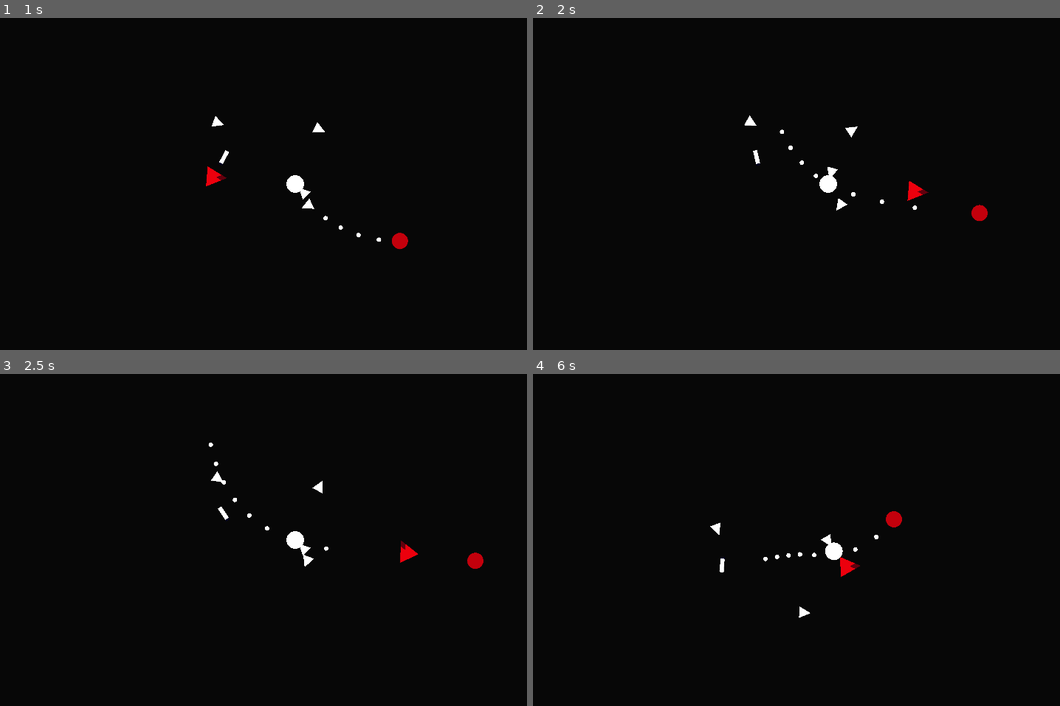
Above: before the commit, frames 1-4 (two rows, left to right).
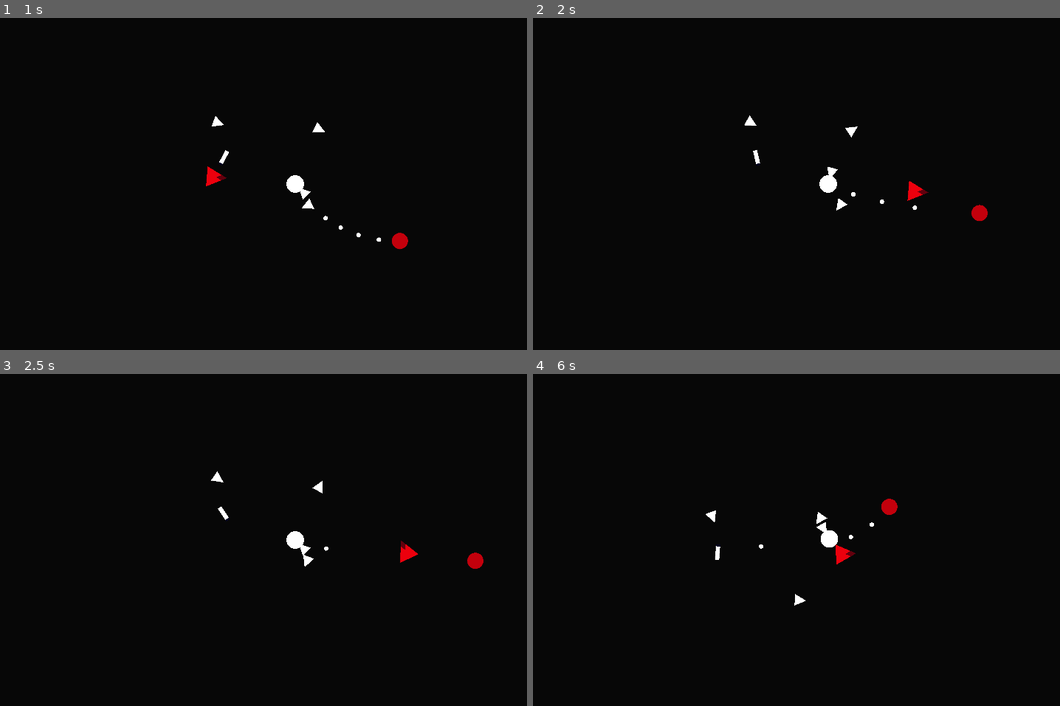
Above: after the commit, the same moments.

Repository: Leeway001Write/melonJam6
Game: Godot game, scene res://Levels/world.tscn
Two runs of this game, one before a commit and one after it. Both use one fixed random seed, a clock stepped at 60 frames per second and the inputs below.
Inputs:
- Up to frame 1 (1 s): tap Enter at 0.5 s; hold D (right) from 0.53 s (still down); tap X (DestroyTest) at 0.6 s
- Up to frame 2 (2 s): release D (right) at 1.28 s; hold A (left) from 1.28 s (still down); tap Space (fire) at 1.35 s
- Up to frame 3 (2.5 s): release A (left) at 2.03 s; hold D (right) from 2.03 s (still down); tap X (DestroyTest) at 2.1 s
- Up to frame 4 (6 s): release D (right) at 2.78 s; hold W (forward) 2.78-3.53 s; tap Space (fire) at 2.85, 4.35, 5.85 s; hold A (left) 3.53-5.78 s; tap X (DestroyTest) at 3.6, 5.1 s; hold D (right) from 5.78 s (still down)

Frame 1 is identical in both runs. In frame 2, less than 0.1% of the frame differs, in the area x 46-55%, y 33-49%; in frame 3, less than 0.1%; in frame 4, 1.0%, in the area x 32-71%, y 37-74%.

Commit message:
Bullets disappear when hitting things, player doesn't rotate when time is paused.

Diff:
--- a/escape-from-greenland/Prefabs/bullet.tscn
+++ b/escape-from-greenland/Prefabs/bullet.tscn
@@ -20,3 +20,5 @@
 [node name="CollisionShape2D" type="CollisionShape2D" parent="Area2D"]
 scale = Vector2(2.92843, 2.92843)
 shape = SubResource("CircleShape2D_0oen4")
+
+[connection signal="area_entered" from="Area2D" to="." method="_on_area_2d_area_entered"]
--- a/escape-from-greenland/Prefabs/charging-enemy.tscn
+++ b/escape-from-greenland/Prefabs/charging-enemy.tscn
@@ -30,7 +30,7 @@
 wait_time = 1.5
 one_shot = true
 
-[node name="Area2D" type="Area2D" parent="."]
+[node name="Area2D" type="Area2D" parent="." groups=["DamagePlayer"]]
 scale = Vector2(1.64328, 1.64328)
 
 [node name="CollisionShape2D" type="CollisionShape2D" parent="Area2D"]
--- a/escape-from-greenland/Prefabs/ship.tscn
+++ b/escape-from-greenland/Prefabs/ship.tscn
@@ -10,6 +10,21 @@
 
 [sub_resource type="CircleShape2D" id="CircleShape2D_88h6h"]
 radius = 57.8129
+
+[sub_resource type="Animation" id="Animation_cm1ru"]
+resource_name = "Idle"
+tracks/0/type = "value"
+tracks/0/imported = false
+tracks/0/enabled = true
+tracks/0/path = NodePath(".:offset")
+tracks/0/interp = 1
+tracks/0/loop_wrap = true
+tracks/0/keys = {
+"times": PackedFloat32Array(0),
+"transitions": PackedFloat32Array(1),
+"update": 0,
+"values": [Vector2(0, 0)]
+}
 
 [sub_resource type="Animation" id="Animation_ba1si"]
 resource_name = "Shake"
@@ -25,21 +40,6 @@
 "transitions": PackedFloat32Array(1, 1, 1, 1),
 "update": 0,
 "values": [Vector2(0, 0), Vector2(45, 30), Vector2(-80, 62), Vector2(-30, -80)]
-}
-
-[sub_resource type="Animation" id="Animation_cm1ru"]
-resource_name = "Idle"
-tracks/0/type = "value"
-tracks/0/imported = false
-tracks/0/enabled = true
-tracks/0/path = NodePath(".:offset")
-tracks/0/interp = 1
-tracks/0/loop_wrap = true
-tracks/0/keys = {
-"times": PackedFloat32Array(0),
-"transitions": PackedFloat32Array(1),
-"update": 0,
-"values": [Vector2(0, 0)]
 }
 
 [sub_resource type="AnimationLibrary" id="AnimationLibrary_cm1ru"]
@@ -74,7 +74,7 @@
 [node name="ForwardPos" type="Node2D" parent="."]
 position = Vector2(0, 9)
 
-[node name="Area2D" type="Area2D" parent="."]
+[node name="Area2D" type="Area2D" parent="." groups=["Player"]]
 
 [node name="CollisionShape2D" type="CollisionShape2D" parent="Area2D"]
 scale = Vector2(1.00339, 1)
--- a/escape-from-greenland/Scripts/bullet.gd
+++ b/escape-from-greenland/Scripts/bullet.gd
@@ -2,3 +2,14 @@
 
 func _physics_process(delta: float) -> void:
 	move_and_slide()
+
+
+func _on_area_2d_area_entered(area: Area2D) -> void:
+	if $Area2D.is_in_group("DamagePlayer"):
+		if area.is_in_group('Component') or area.is_in_group('Player'):
+			await get_tree().physics_frame
+			queue_free()
+	elif $Area2D.is_in_group('PlayerBullet'):
+		if area.is_in_group('DamagePlayer'):
+			await get_tree().physics_frame
+			queue_free()
--- a/escape-from-greenland/Scripts/ship.gd
+++ b/escape-from-greenland/Scripts/ship.gd
@@ -14,7 +14,7 @@
 	#var dir = Vector2($ForwardPos.global_position - global_position).normalized()
 
 	var turn_axis = Input.get_axis('left', 'right')
-	rotate(deg_to_rad(turn_speed * turn_axis))
+	rotate(deg_to_rad(turn_speed * turn_axis) * Engine.time_scale)
 	move_and_slide()
 
 
